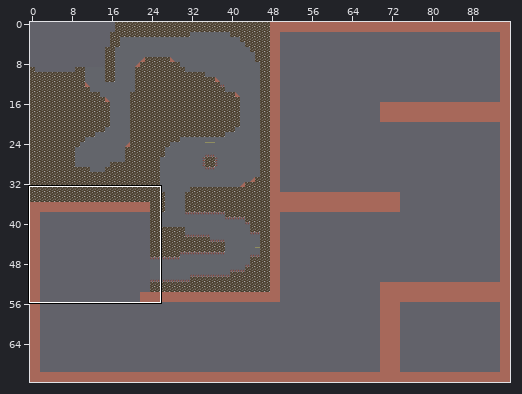
One commit to this Tiled map: misc/tiled/maps/03.2.cave.tmx. The picture above shows the old version from afar; the outline marks the close-up.
Close-up. Before the commit:
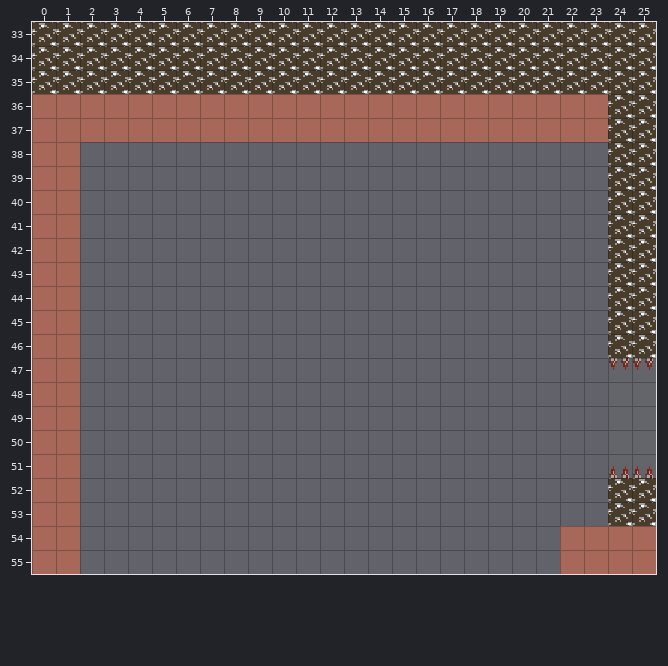
Cells are 16x16 px. Shown: x 0..25, y 33..55.
After:
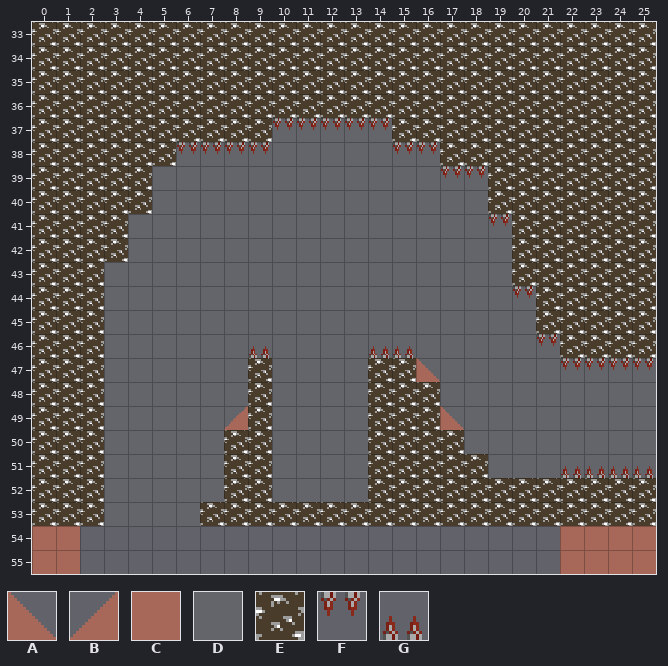
Key: from "Dev": A 8 "c45_ld", B 10 "c45_rd", C 12 "fill", D 14 "wall", E 20 "rock"; from "Spike": F 0 "short_d", G 3 "short_u".
_ is an empty cell.
The exact change:
Layer "back":
y 37: x 10..14 _____ -> DDDDD
y 38: x 6..9 ____ -> DDDD; x 15..16 __ -> DD
y 39: x 17..18 __ -> DD
y 41: x 19 _ -> D
y 44: x 20 _ -> D
y 46: x 9 _ -> D; x 14..15 __ -> DD; x 21 _ -> D
y 47: x 16 _ -> D; x 22..23 __ -> DD
y 49: x 8 _ -> D; x 17 _ -> D
y 51: x 22..23 __ -> DD
Layer "block":
y 36: x 0..23 CCCCCCCCCCCCCCCCCCCCCCCC -> EEEEEEEEEEEEEEEEEEEEEEEE
y 37: x 0..23 CCCCCCCCCCCCCCCCCCCCCCCC -> EEEEEEEEEEFFFFFEEEEEEEEE
y 38: x 0..9 CC________ -> EEEEEEFFFF; x 15..23 _________ -> FFEEEEEEE
y 39: x 0..4 CC___ -> EEEEE; x 17..23 _______ -> FFEEEEE
y 40: x 0..4 CC___ -> EEEEE; x 19..23 _____ -> EEEEE
y 41: x 0..3 CC__ -> EEEE; x 19..23 _____ -> FEEEE
y 42: x 0..3 CC__ -> EEEE; x 20..23 ____ -> EEEE
y 43: x 0..2 CC_ -> EEE; x 20..23 ____ -> EEEE
y 44: x 0..2 CC_ -> EEE; x 20..23 ____ -> FEEE
y 45: x 0..2 CC_ -> EEE; x 21..23 ___ -> EEE
y 46: x 0..2 CC_ -> EEE; x 9 _ -> G; x 14..15 __ -> GG; x 21..23 ___ -> FEE
y 47: x 0..2 CC_ -> EEE; x 9 _ -> E; x 14..16 ___ -> EEA; x 22..23 __ -> FF
y 48: x 0..2 CC_ -> EEE; x 9 _ -> E; x 14..16 ___ -> EEE
y 49: x 0..2 CC_ -> EEE; x 8..9 __ -> BE; x 14..17 ____ -> EEEA
y 50: x 0..2 CC_ -> EEE; x 8..9 __ -> EE; x 14..17 ____ -> EEEE
y 51: x 0..2 CC_ -> EEE; x 8..9 __ -> EE; x 14..18 _____ -> EEEEE; x 22..23 __ -> GG
y 52: x 0..2 CC_ -> EEE; x 8..9 __ -> EE; x 14..23 __________ -> EEEEEEEEEE
y 53: x 0..2 CC_ -> EEE; x 7..23 _________________ -> EEEEEEEEEEEEEEEEE
Where, in picture pixels (left, top, right, bottom), the same in both close-ups:
changed: (32, 94, 608, 526)
